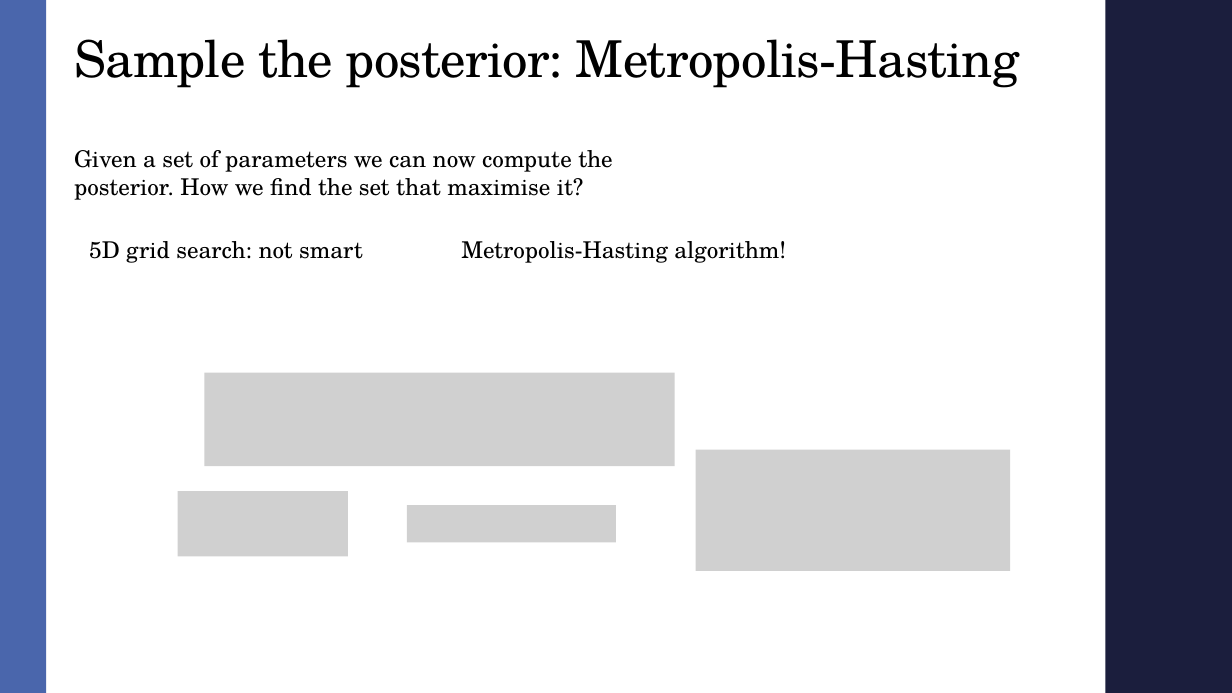
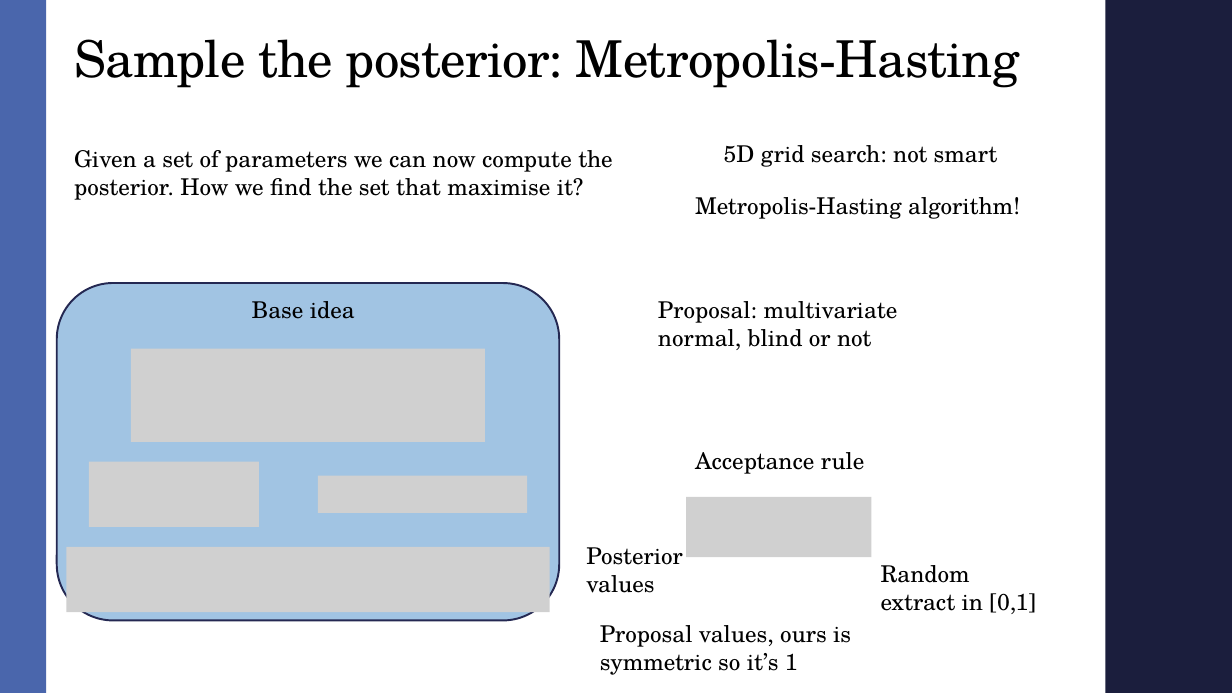
Before and after one commit to AndreaMarcone01/Bayesian_exam, a slide deck: slide 9 of Seminar.pptx. Drawn at 1232x693 pixels with LibreOffice and Linux fonts; fonts in the diff are those of the drawing; grey boxes stand for pictures; background and template pictures are left out. Boxes give left, top, right and bottom in pixels: in the first picture for what was removed or moved away, otherwise in the second. Text is boxed around its words. In the diff, an @@ line names an element or a change of style, - is before the commit and + after.

Commit message:
end 27/03: normalized the images

```diff
--- a/Seminar.pptx
+++ b/Seminar.pptx
@@ text "5D grid search: not smart": place and size @@
-text "5D grid search: not smart" at box(89, 241, 363, 263)
+text "5D grid search: not smart" at box(724, 145, 998, 167)
@@ text "Metropolis-Hasting algorithm!": place and size @@
-text "Metropolis-Hasting algorithm!" at box(461, 241, 786, 263)
+text "Metropolis-Hasting algorithm!" at box(695, 197, 1020, 219)
@@ group added at box(56, 283, 559, 620): 3 pictures, 1 rounded rectangle, 1 text @@
+Base idea
@@ text added at box(658, 301, 898, 350), 18 pt, text #000000 @@
+Proposal: multivariate normal, blind or not
@@ picture: place and size @@
-picture at box(204, 372, 675, 466)
+picture at box(131, 348, 485, 442)
@@ text added at box(695, 452, 865, 474), 18 pt, text #000000 @@
+Acceptance rule
@@ picture removed at box(696, 450, 1010, 571) @@
@@ picture removed at box(177, 492, 348, 557) @@
@@ picture removed at box(407, 506, 616, 543) @@
@@ picture added at box(686, 497, 872, 557) @@
@@ text added at box(586, 547, 683, 593), 18 pt, text #000000 @@
+Posterior values
@@ text added at box(881, 565, 1036, 614), 18 pt, text #000000 @@
+Random extract in [0,1]
@@ text added at box(600, 625, 851, 675), 18 pt, text #000000 @@
+Proposal values, ours is symmetric so it’s 1
```
Also in this commit, not shown: 1 other slide changed, 3 slides added, 1 slide removed, 35 other files.
